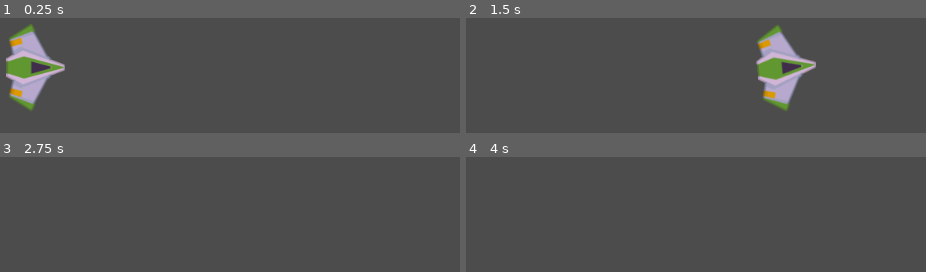
Above: before the commit, frames 1-4 (two rows, left to right).
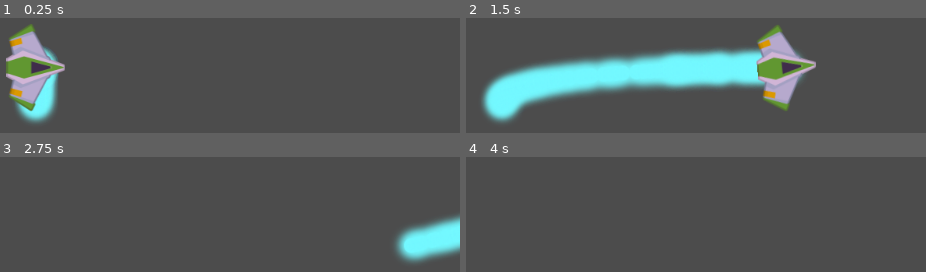
Above: after the commit, the same moments.

Repository: ismael29h/mete0rit0s-juego
Game: Godot game, scene res://Juego/Niveles/NivelTest.tscn
The game is run twice, just before and just after one commit, with the same random seed, the same clock (stepped at 60 frames per second) and the same inputs.
Inputs:
- Up to frame 1 (0.25 s): no input
- Up to frame 2 (1.5 s): tap Enter at 0.5 s; hold W (mover_adelante) 0.53-1.28 s; hold Space (disparo_principal) 0.53-1.28 s; tap A (mover_antihorario) at 1.35 s
- Up to frame 3 (2.75 s): hold W (mover_adelante) from 2.03 s (still down); hold S (mover_atrás) from 2.03 s (still down)
- Up to frame 4 (4 s): release S (mover_atrás) at 2.78 s; tap D (mover_horario) at 2.85 s; tap Space (disparo_principal) at 3.5 s; release W (mover_adelante) at 3.53 s; hold Space (disparo_principal) from 3.53 s (still down)

The runs differ from the first frame. In frame 1, 2.1% of the frame differs, in the area x 3-13%, y 25-92%; in frame 2, 20%, in the area x 3-74%, y 26-92%; in frame 3, 4.3%; in frame 4, nothing differs.

Commit message:
'LaserBeam2D' agregado

Diff:
--- a/Juego/Naves/Player/Player.gd
+++ b/Juego/Naves/Player/Player.gd
@@ -9,6 +9,7 @@
 var dir_rotacion:int = 0
 
 onready var canion:Canion = $Canion
+onready var laser:RayoLaser = $LaserBeam2D
 
 
 func _integrate_forces(state: Physics2DDirectBodyState) -> void:
--- a/Juego/Naves/Player/Player.tscn
+++ b/Juego/Naves/Player/Player.tscn
@@ -1,9 +1,10 @@
-[gd_scene load_steps=7 format=2]
+[gd_scene load_steps=8 format=2]
 
 [ext_resource path="res://Juego/Naves/Player/player_base.png" type="Texture" id=1]
 [ext_resource path="res://Juego/Naves/Player/Player.gd" type="Script" id=2]
 [ext_resource path="res://Juego/Proyectiles/Canion.tscn" type="PackedScene" id=3]
 [ext_resource path="res://Juego/Proyectiles/Proyectil.tscn" type="PackedScene" id=4]
+[ext_resource path="res://Juego/Proyectiles/LaserBeam2D.tscn" type="PackedScene" id=5]
 
 [sub_resource type="PhysicsMaterial" id=2]
 friction = 0.0
@@ -39,4 +40,6 @@
 [node name="PunteroDerecho" parent="Canion" index="1"]
 position = Vector2( 9, 35 )
 
+[node name="LaserBeam2D" parent="." instance=ExtResource( 5 )]
+
 [editable path="Canion"]
--- /dev/null
+++ b/Juego/Proyectiles/LaserBeam2D.gd
@@ -0,0 +1,87 @@
+# Nota: cambié el tipo "Particles2D" a "CPUParticles2D"
+# Mi tarjeta gráfica soporta opengl3, pero existen problemas con godot y amd
+
+class_name RayoLaser
+
+# Casts a laser along a raycast, emitting particles on the impact point.
+# Use `is_casting` to make the laser fire and stop.
+# You can attach it to a weapon or a ship; the laser will rotate with its parent.
+extends RayCast2D
+
+# Speed at which the laser extends when first fired, in pixels per seconds.
+export var cast_speed := 7000.0
+# Maximum length of the laser in pixels.
+export var max_length := 1400.0
+# Base duration of the tween animation in seconds.
+export var growth_time := 0.1
+
+# If `true`, the laser is firing.
+# It plays appearing and disappearing animations when it's not animating.
+# See `appear()` and `disappear()` for more information.
+var is_casting := false setget set_is_casting
+
+onready var fill := $FillLine2D
+onready var tween := $Tween
+onready var casting_particles := $CastingParticles2D
+onready var collision_particles := $CollisionParticles2D
+onready var beam_particles := $BeamParticles2D
+
+onready var line_width: float = fill.width
+
+
+func _ready() -> void:
+	set_physics_process(false)
+	fill.points[1] = Vector2.ZERO
+
+
+func _physics_process(delta: float) -> void:
+	cast_to = (cast_to + Vector2.RIGHT * cast_speed * delta).clamped(max_length)
+	cast_beam()
+
+
+func set_is_casting(cast: bool) -> void:
+	is_casting = cast
+
+	if is_casting:
+		cast_to = Vector2.ZERO
+		fill.points[1] = cast_to
+		appear()
+	else:
+		collision_particles.emitting = false
+		disappear()
+
+	set_physics_process(is_casting)
+	beam_particles.emitting = is_casting
+	casting_particles.emitting = is_casting
+
+
+# Controls the emission of particles and extends the Line2D to `cast_to` or the ray's
+# collision point, whichever is closest.
+func cast_beam() -> void:
+	var cast_point := cast_to
+
+	force_raycast_update()
+	collision_particles.emitting = is_colliding()
+
+	if is_colliding():
+		cast_point = to_local(get_collision_point())
+		collision_particles.global_rotation = get_collision_normal().angle()
+		collision_particles.position = cast_point
+
+	fill.points[1] = cast_point
+	beam_particles.position = cast_point * 0.5
+	beam_particles.process_material.emission_box_extents.x = cast_point.length() * 0.5
+
+
+func appear() -> void:
+	if tween.is_active():
+		tween.stop_all()
+	tween.interpolate_property(fill, "width", 0, line_width, growth_time * 2)
+	tween.start()
+
+
+func disappear() -> void:
+	if tween.is_active():
+		tween.stop_all()
+	tween.interpolate_property(fill, "width", fill.width, 0, growth_time)
+	tween.start()
--- /dev/null
+++ b/Juego/Proyectiles/LaserBeam2D.tscn
@@ -0,0 +1,46 @@
+[gd_scene load_steps=3 format=2]
+
+[ext_resource path="res://Juego/Proyectiles/LaserBeam2D.gd" type="Script" id=1]
+[ext_resource path="res://Juego/Proyectiles/glowing_circle.png" type="Texture" id=2]
+
+[node name="LaserBeam2D" type="RayCast2D"]
+enabled = true
+cast_to = Vector2( 0, 0 )
+script = ExtResource( 1 )
+
+[node name="FillLine2D" type="Line2D" parent="."]
+modulate = Color( 1.5, 1.5, 1.5, 1 )
+points = PoolVector2Array( 0, 0, 100, 0 )
+default_color = Color( 0.301961, 0.65098, 1, 1 )
+texture_mode = 2
+joint_mode = 2
+begin_cap_mode = 2
+end_cap_mode = 2
+sharp_limit = 8.0
+antialiased = true
+
+[node name="CastingParticles2D" type="CPUParticles2D" parent="."]
+modulate = Color( 1.5, 1.5, 1.5, 1 )
+show_behind_parent = true
+lifetime = 0.3
+local_coords = false
+texture = ExtResource( 2 )
+
+[node name="BeamParticles2D" type="CPUParticles2D" parent="."]
+modulate = Color( 1.5, 1.5, 1.5, 1 )
+amount = 50
+preprocess = 1.0
+randomness = 1.0
+local_coords = false
+draw_order = 1
+texture = ExtResource( 2 )
+
+[node name="CollisionParticles2D" type="CPUParticles2D" parent="."]
+modulate = Color( 1.5, 1.5, 1.5, 1 )
+show_behind_parent = true
+amount = 16
+lifetime = 0.3
+local_coords = false
+texture = ExtResource( 2 )
+
+[node name="Tween" type="Tween" parent="."]
--- a/project.godot
+++ b/project.godot
@@ -28,12 +28,18 @@
 "class": "Proyectil",
 "language": "GDScript",
 "path": "res://Juego/Proyectiles/Proyectil.gd"
+}, {
+"base": "RayCast2D",
+"class": "RayoLaser",
+"language": "GDScript",
+"path": "res://Juego/Proyectiles/LaserBeam2D.gd"
 } ]
 _global_script_class_icons={
 "Canion": "",
 "Nivel": "",
 "Player": "",
-"Proyectil": ""
+"Proyectil": "",
+"RayoLaser": ""
 }
 
 [application]
@@ -76,6 +82,13 @@
 "deadzone": 0.5,
 "events": [ Object(InputEventKey,"resource_local_to_scene":false,"resource_name":"","device":0,"alt":false,"shift":false,"control":false,"meta":false,"command":false,"pressed":false,"scancode":0,"physical_scancode":32,"unicode":0,"echo":false,"script":null)
 , Object(InputEventKey,"resource_local_to_scene":false,"resource_name":"","device":0,"alt":false,"shift":false,"control":false,"meta":false,"command":false,"pressed":false,"scancode":0,"physical_scancode":16777221,"unicode":0,"echo":false,"script":null)
+, Object(InputEventMouseButton,"resource_local_to_scene":false,"resource_name":"","device":-1,"alt":false,"shift":false,"control":false,"meta":false,"command":false,"button_mask":0,"position":Vector2( 0, 0 ),"global_position":Vector2( 0, 0 ),"factor":1.0,"button_index":1,"pressed":false,"doubleclick":false,"script":null)
+ ]
+}
+disparo_secundario={
+"deadzone": 0.5,
+"events": [ Object(InputEventKey,"resource_local_to_scene":false,"resource_name":"","device":0,"alt":false,"shift":false,"control":false,"meta":false,"command":false,"pressed":false,"scancode":0,"physical_scancode":16777237,"unicode":0,"echo":false,"script":null)
+, Object(InputEventMouseButton,"resource_local_to_scene":false,"resource_name":"","device":-1,"alt":false,"shift":false,"control":false,"meta":false,"command":false,"button_mask":0,"position":Vector2( 0, 0 ),"global_position":Vector2( 0, 0 ),"factor":1.0,"button_index":2,"pressed":false,"doubleclick":false,"script":null)
  ]
 }
 
Binary file added: Juego/Proyectiles/glowing_circle.png
Not shown, added: Juego/Proyectiles/glowing_circle.png.import
